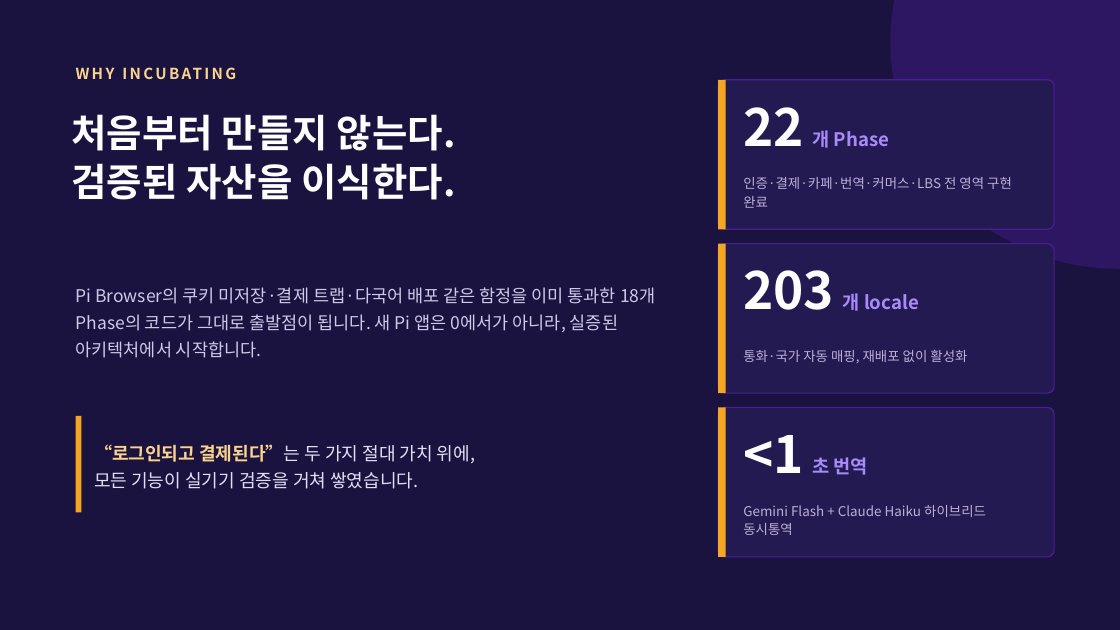
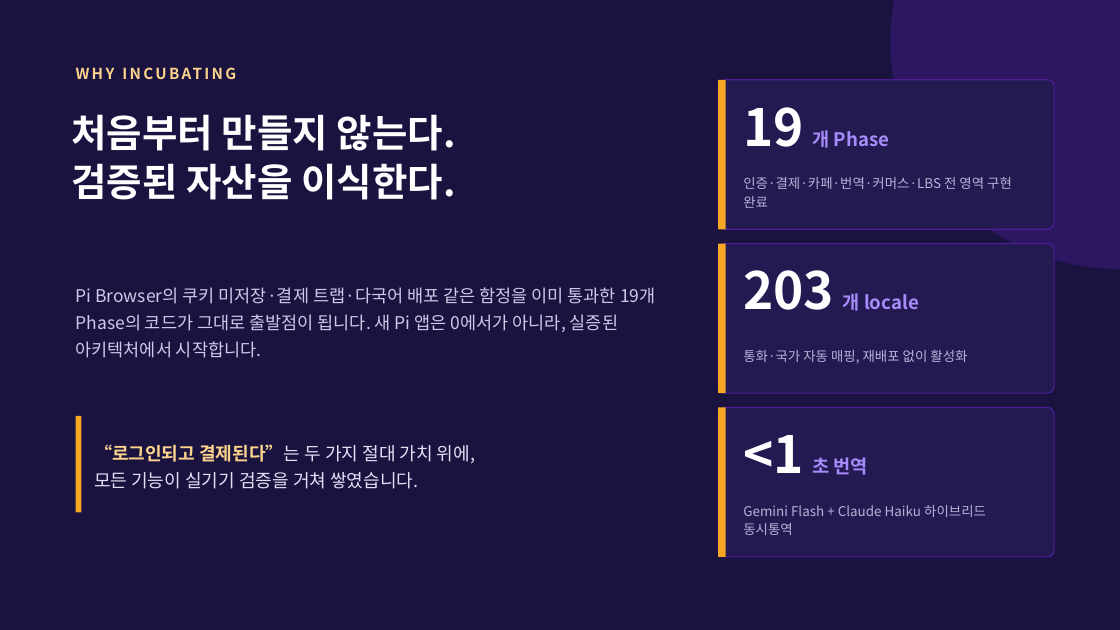
Before and after one commit to anakinwon/loginpi, a slide deck: slide 2 of docs/Cafe.pi설명서.pptx. Drawn at 1120x630 pixels with LibreOffice and Linux fonts; fonts in the diff are those of the drawing. Boxes give left, top, right and bottom in pixels: in the first picture for what was removed or moved away, otherwise in the second. Text is boxed around its words. In the diff, an @@ line names an element or a change of style, - is before the commit and + after.

```diff
--- a/docs/Cafe.pi설명서.pptx
+++ b/docs/Cafe.pi설명서.pptx
@@ text at [743,107,889,148]: text changed @@
-22 개 Phase
+19 개 Phase
@@ text at [76,287,656,358]: text changed @@
-Pi Browser의 쿠키 미저장·결제 트랩·다국어 배포 같은 함정을 이미 통과한 18개 Phase의 코드가 그대로 출발점이 됩니다. 새 Pi 앱은 0에서가 아니라, 실증된 아키텍처에서 시작합니다.
+Pi Browser의 쿠키 미저장·결제 트랩·다국어 배포 같은 함정을 이미 통과한 19개 Phase의 코드가 그대로 출발점이 됩니다. 새 Pi 앱은 0에서가 아니라, 실증된 아키텍처에서 시작합니다.
```
Also in this commit, not shown: 1 other slide changed, 2 other files.
